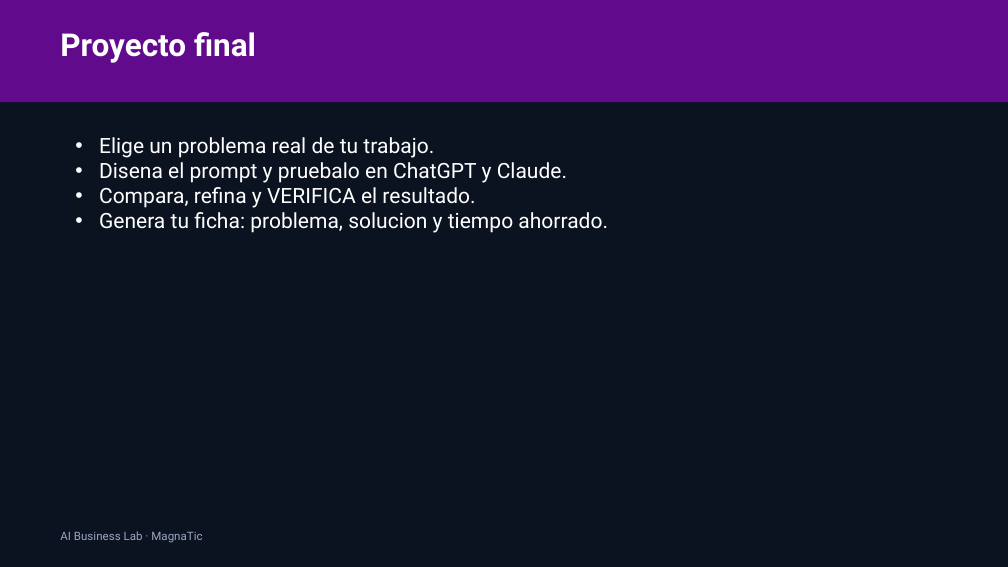
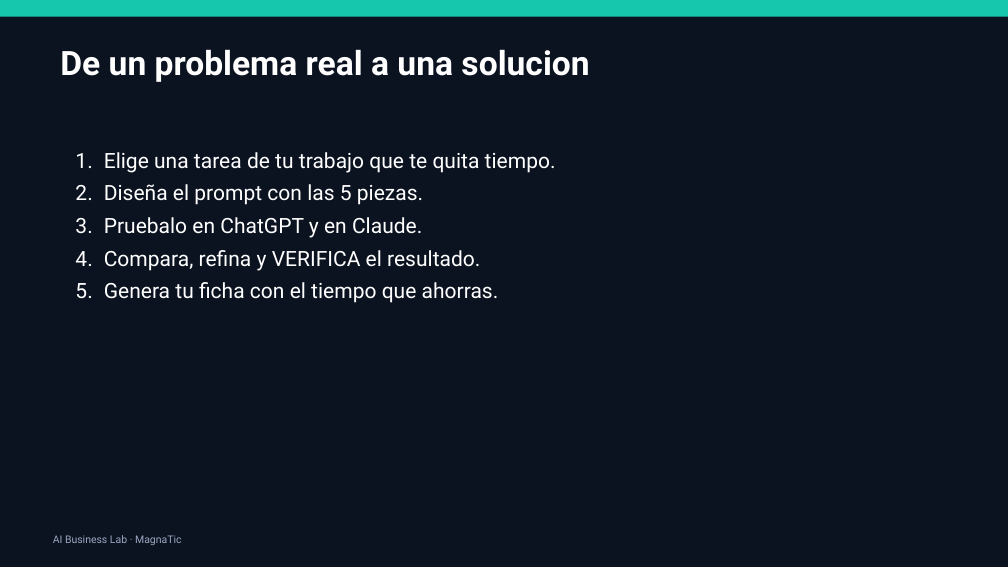
Before and after one commit to xander0408/CURSOS, a slide deck: slide 27 of AI-Business-Lab-Presentacion.pptx (slide 14 before the commit). Drawn at 1008x567 pixels with LibreOffice and Linux fonts; fonts in the diff are those of the drawing. Boxes give left, top, right and bottom in pixels: in the first picture for what was removed or moved away, otherwise in the second. Text is boxed around its words. In the diff, an @@ line names an element or a change of style, - is before the commit and + after.

```diff
--- a/AI-Business-Lab-Presentacion.pptx
+++ b/AI-Business-Lab-Presentacion.pptx
@@ rectangle: place and size @@
-rectangle at (0,0,1008,102)
+rectangle at (0,0,1008,17)
@@ rectangle at (0,0,1008,17): fill #610A8B to #16C6AD @@
@@ text removed at (60,32,256,63) @@
-Proyecto final
@@ text added at (60,49,589,82), 32 pt, text #FFFFFF, bold @@
+De un problema real a una solucion
@@ text "Elige una tarea de tu ...": place and size @@
-text "Elige una tarea de tu ..." at (99,137,608,233)
+text "Elige una tarea de tu ..." at (104,152,556,303)
@@ text at (104,152,556,238): text changed @@
-• Elige un problema real de tu trabajo.
-• Disena el prompt y pruebalo en ChatGPT y Claude.
+1. Elige una tarea de tu trabajo que te quita tiempo.
+2. Diseña el prompt con las 5 piezas.
+3. Pruebalo en ChatGPT y en Claude.
@@ text at (104,250,480,271): bullet • to 1.; more space between paragraphs @@
@@ text at (104,282,499,303): text changed @@
-• Genera tu ficha: problema, solucion y tiempo ahorrado.
+5. Genera tu ficha con el tiempo que ahorras.
@@ text "AI Business Lab · MagnaTic": place and size @@
-text "AI Business Lab · MagnaTic" at (60,531,202,543)
+text "AI Business Lab · MagnaTic" at (53,535,181,545)
@@ text "AI Business Lab · MagnaTic" at (53,535,181,545): size 11 to 10 pt @@
```
Also in this commit, not shown: 5 other slides changed, 25 slides added, 10 slides removed, 8 other files.
